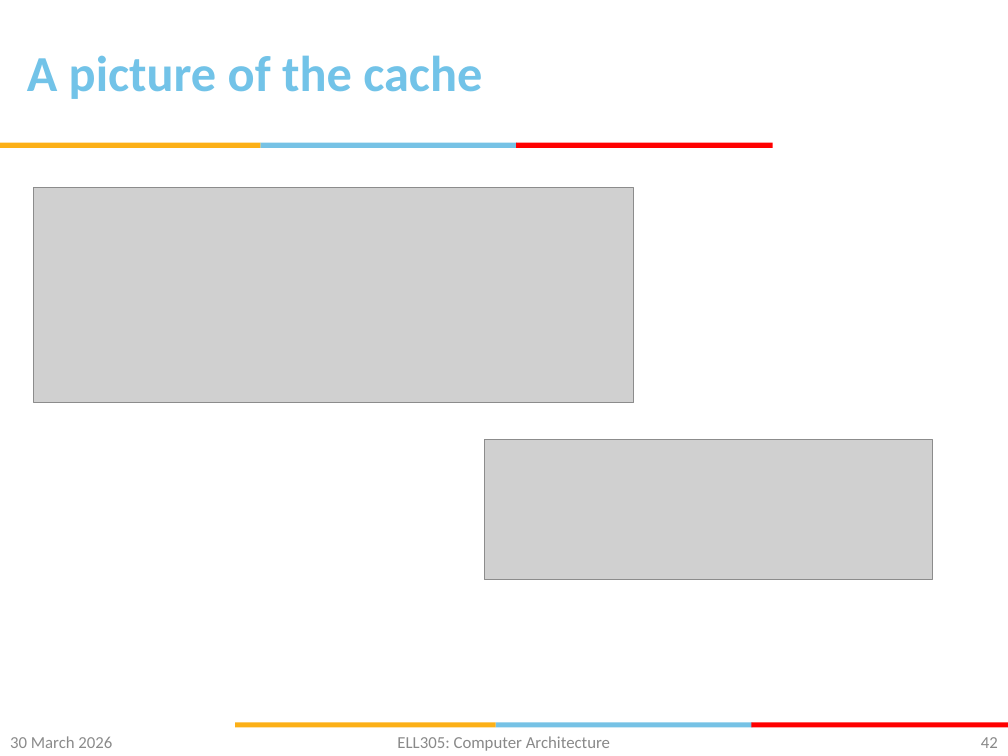
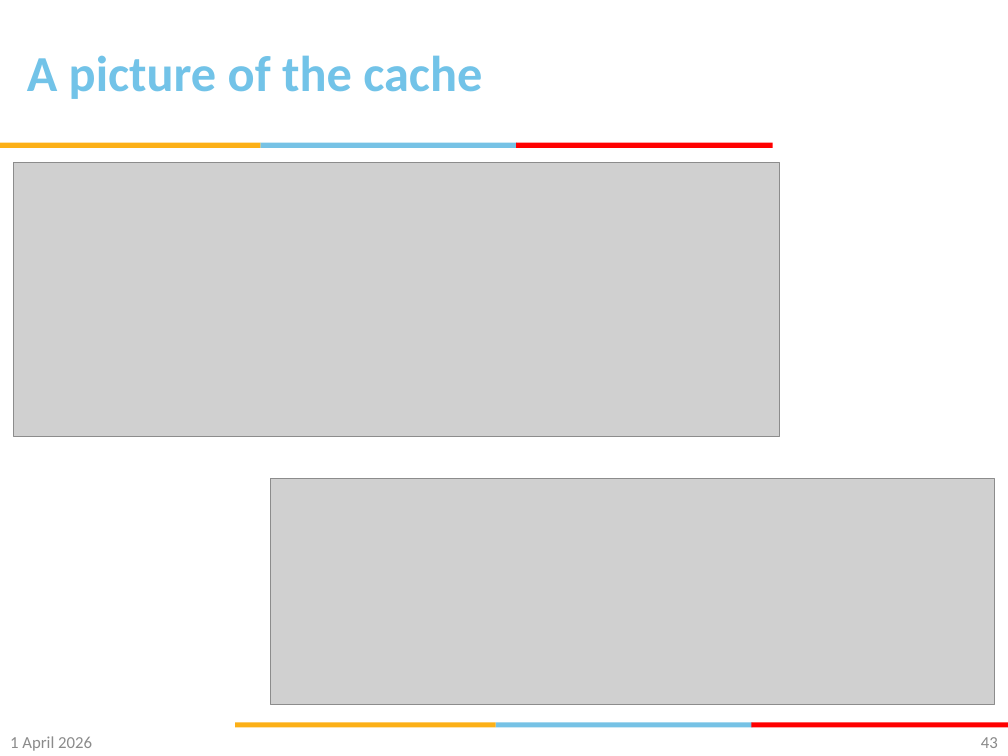
Before and after one commit to gsaurabhr-teaching/csf342-material, a slide deck: slide 43 of Lec-24-29-memory.pptx (slide 42 before the commit). Drawn at 1008x756 pixels with LibreOffice and Linux fonts; fonts in the diff are those of the drawing; grey boxes stand for pictures; background and template pictures are left out. Boxes give left, top, right and bottom in pixels: in the first picture for what was removed or moved away, otherwise in the second. Text is boxed around its words. In the diff, an @@ line names an element or a change of style, - is before the commit and + after.

```diff
--- a/Lec-24-29-memory.pptx
+++ b/Lec-24-29-memory.pptx
@@ picture resized from (x1=34, y1=187, x2=634, y2=403) to (x1=14, y1=162, x2=780, y2=437) @@
@@ picture resized from (x1=484, y1=439, x2=932, y2=580) to (x1=270, y1=479, x2=994, y2=705) @@
@@ text at (x1=10, y1=736, x2=92, y2=751): text changed @@
-30 March 2026
+1 April 2026
@@ text removed at (x1=397, y1=736, x2=610, y2=751) @@
-ELL305: Computer Architecture
```
Also in this commit, not shown: 69 other slides changed, 2 slides added, 1 slide removed.
